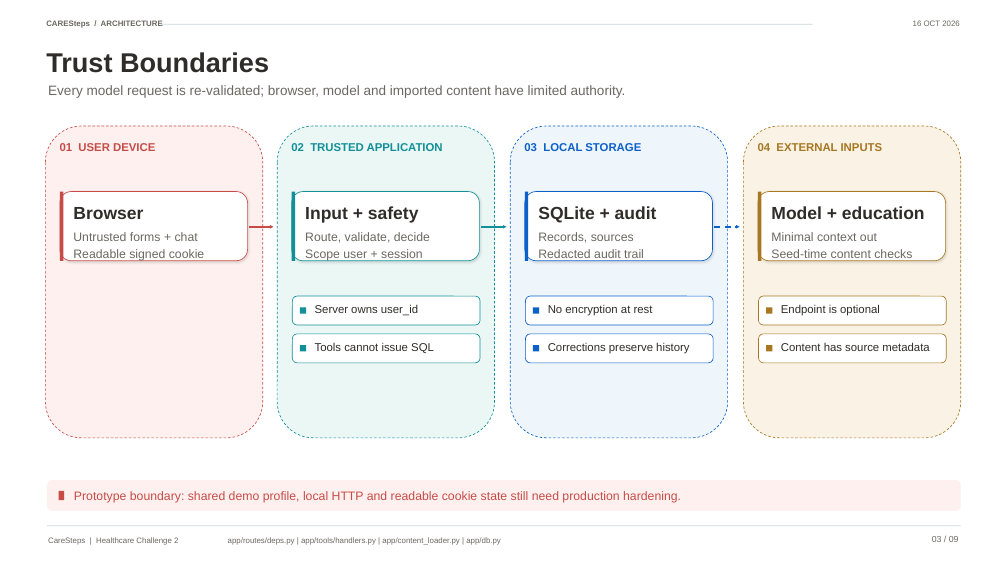
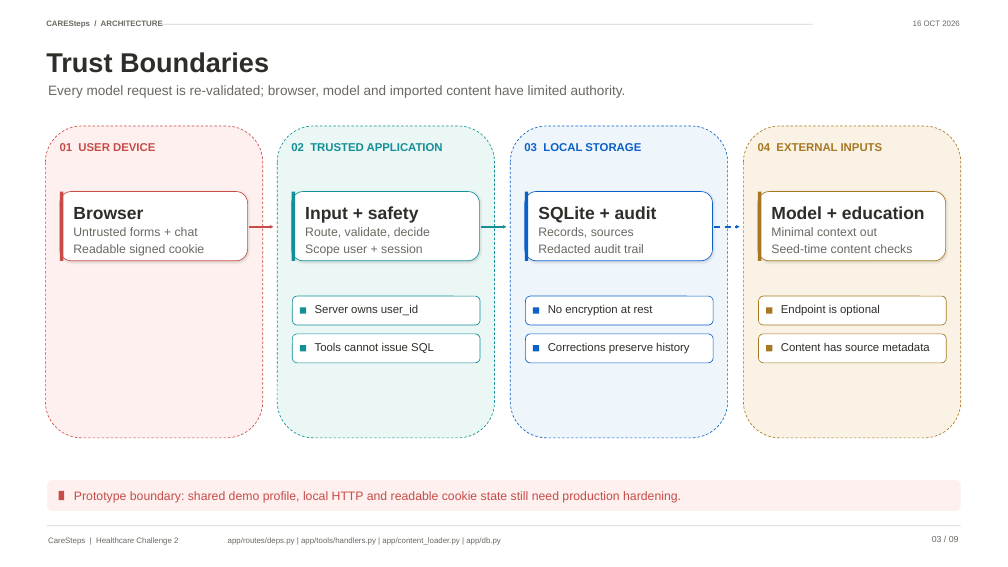
Before and after one commit to MegaArn1/caresteps, a slide deck: slide 3 of submission/architecture-diagram/CareSteps_Architecture_Diagram.pptx. Drawn at 1008x567 pixels with LibreOffice and Linux fonts; fonts in the diff are those of the drawing; background and template pictures are left out. Boxes give left, top, right and bottom in pixels: in the first picture for what was removed or moved away, otherwise in the second. Text is boxed around its words. In the diff, an @@ line names an element or a change of style, - is before the commit and + after.

Commit message:
docs: finalize public submission package
Refresh the public development workflow and evidence cover, add the source
repository URL, and synchronize the saved presentation with validated exports.
Keep the existing WorkBuddy task descriptions scoped to the recorded work.

Validation: 9-slide architecture export, 235 rendered text frames, 65 unchanged
runtime/test/content fingerprints, evidence PDF text and local documentation links.

```diff
--- a/submission/architecture-diagram/CareSteps_Architecture_Diagram.pptx
+++ b/submission/architecture-diagram/CareSteps_Architecture_Diagram.pptx
@@ text "Untrusted forms + chat": place and size @@
-text "Untrusted forms + chat" at box(73, 232, 204, 261)
+text "Untrusted forms + chat" at box(73, 227, 204, 256)
@@ text "Route, validate, decide": place and size @@
-text "Route, validate, decide" at box(305, 232, 430, 262)
+text "Route, validate, decide" at box(305, 227, 430, 256)
@@ text "Records, sources" rewrapped from box(538, 232, 644, 262) to box(538, 227, 644, 253) @@
@@ text "Minimal context out" rewrapped from box(771, 232, 912, 262) to box(771, 227, 912, 253) @@
```
Also in this commit, not shown: 4 other slides changed, 26 other files.
